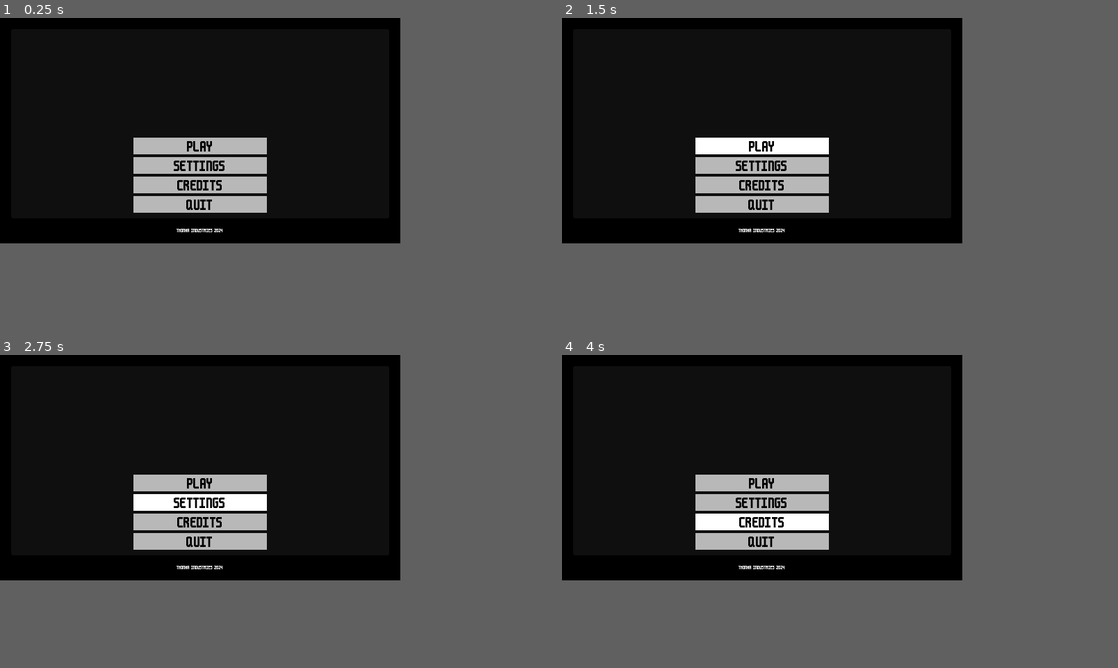
Above: before the commit, frames 1-4 (two rows, left to right).
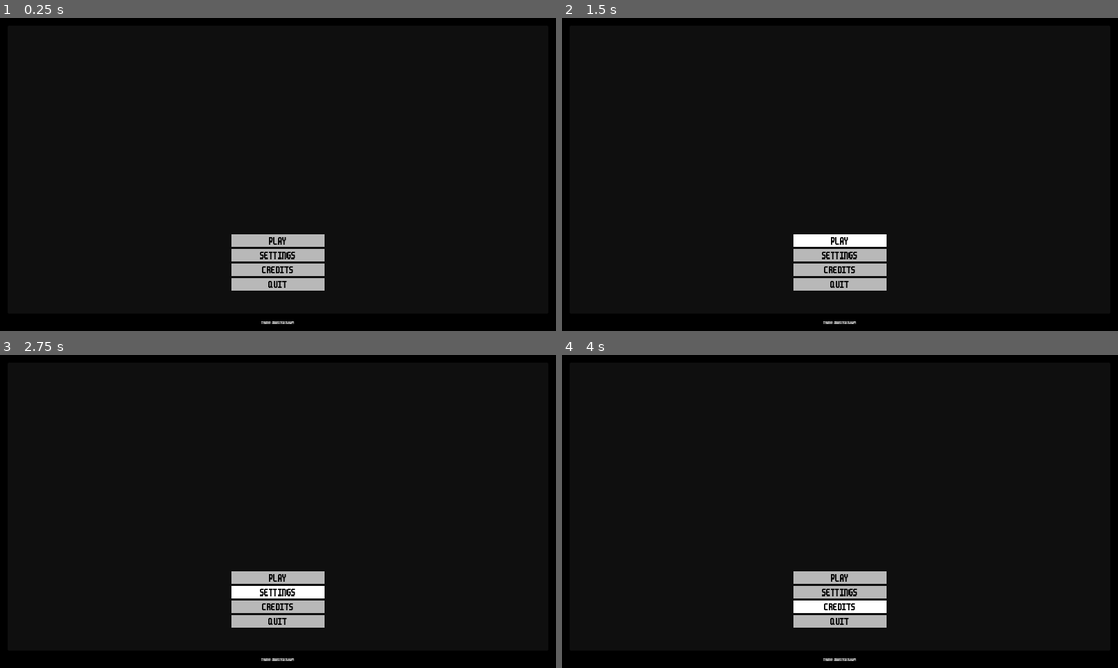
Above: after the commit, the same moments.

Repository: slotling/collateral-damage-gwj71
Game: Godot game, scene res://UI/main_menu.tscn
The game is run twice, just before and just after one commit, with the same random seed, the same clock (stepped at 60 frames per second) and the same inputs. This scene is started directly instead of the project's main scene.
Inputs:
- Up to frame 1 (0.25 s): no input
- Up to frame 2 (1.5 s): click "PLAY" at 0.5 s; click "PLAY" at 1.25 s
- Up to frame 3 (2.75 s): click "SETTINGS" at 2 s
- Up to frame 4 (4 s): click "CREDITS" at 2.75 s; tap Enter at 3.5 s; hold Right (ui_right) from 3.53 s (still down); hold Shift (run) from 3.53 s (still down)
The window is 576x324 before the commit and 800x450 after it. Grey fills any space a smaller window leaves; there, only what the larger window draws over its background counts as a difference.

The runs differ from the first frame. In frame 1, 7.4% of the frame differs, in the area x 24-59%, y 38-98%; in frame 2, 7.4%; in frame 3, 7.4%; in frame 4, 7.4%.

Commit message:
changes agaon

Diff:
--- a/UI/main_menu.tscn
+++ b/UI/main_menu.tscn
@@ -48,10 +48,10 @@
 
 [node name="VBoxContainer" type="VBoxContainer" parent="Panel"]
 layout_mode = 2
-offset_left = 176.0
-offset_top = 184.0
-offset_right = 368.0
-offset_bottom = 264.0
+offset_left = 464.0
+offset_top = 440.0
+offset_right = 656.0
+offset_bottom = 548.0
 grow_horizontal = 2
 grow_vertical = 0
 alignment = 2
--- a/project.godot
+++ b/project.godot
@@ -25,8 +25,6 @@
 
 [display]
 
-window/size/viewport_width=576
-window/size/viewport_height=324
 window/size/resizable=false
 window/stretch/mode="canvas_items"
 
